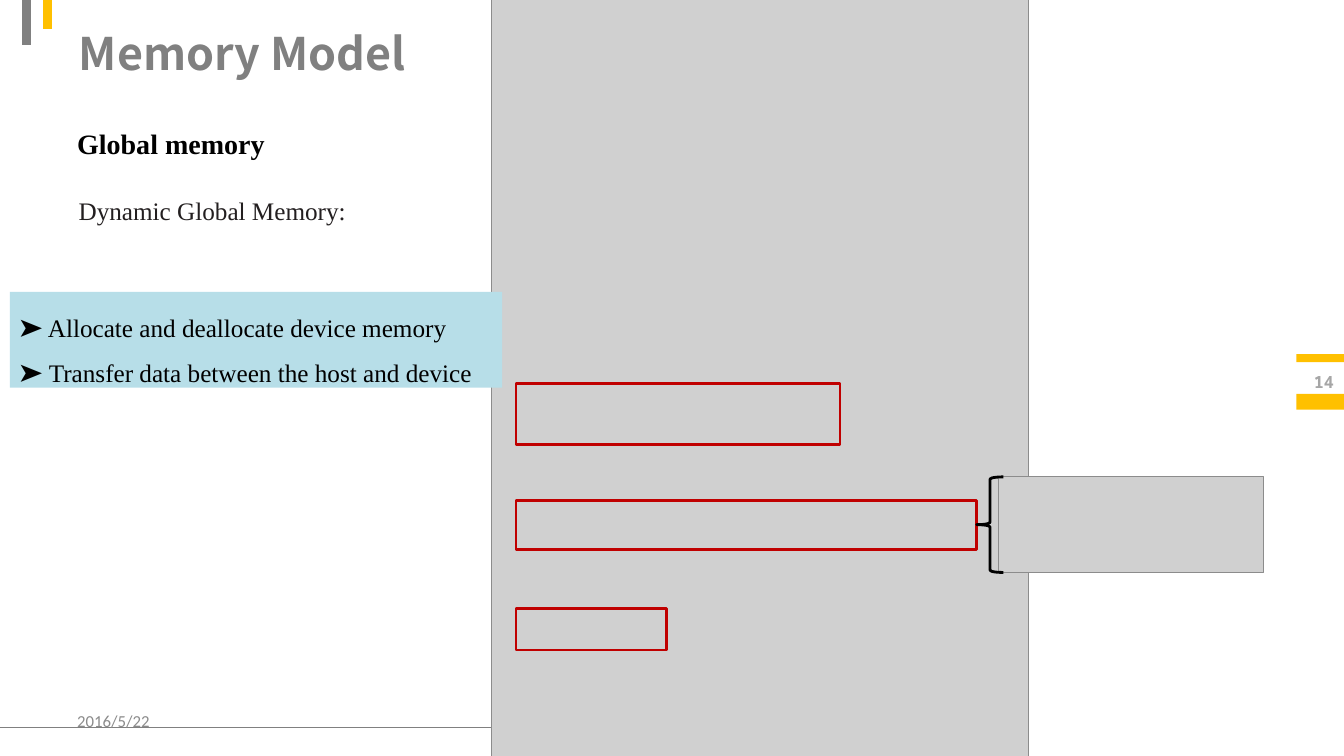
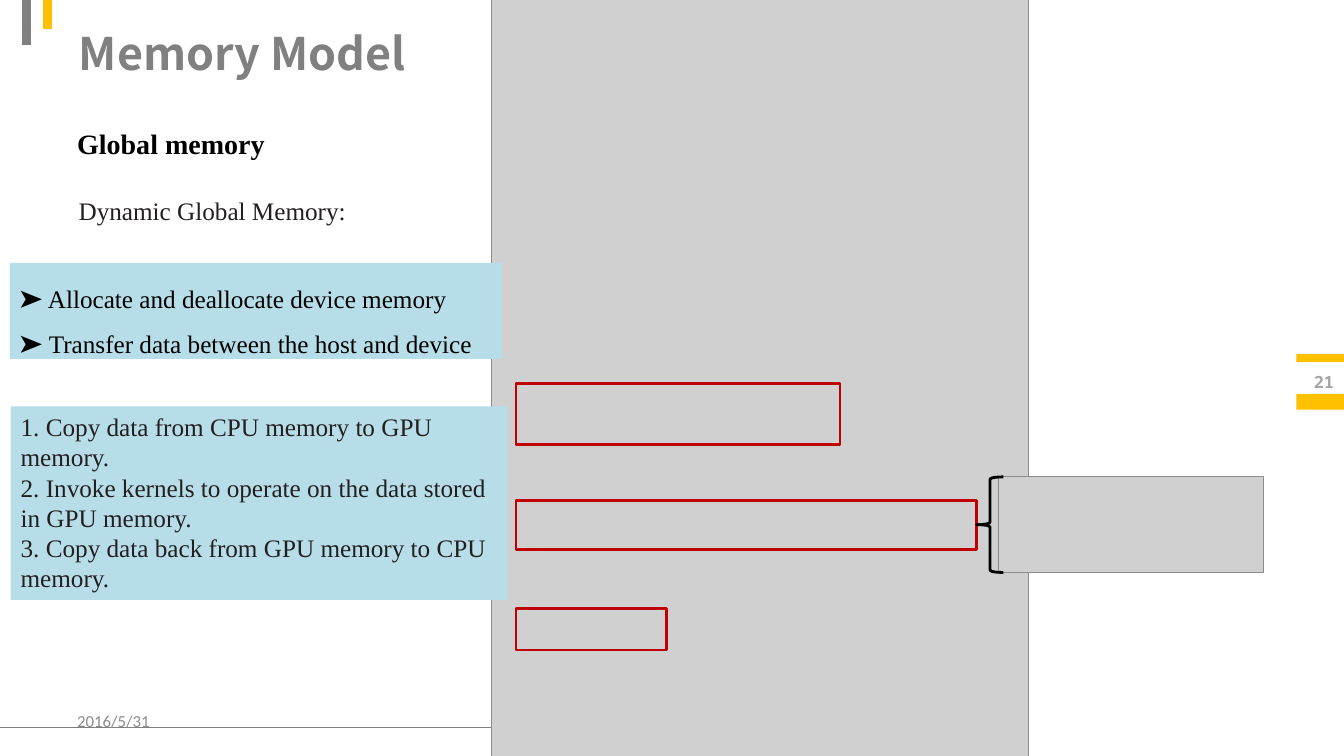
Before and after one commit to LitLeo/slides_of_parallel_computation, a slide deck: slide 21 of CUDA programming.pptx (slide 14 before the commit). Drawn at 1344x756 pixels with LibreOffice and Linux fonts; fonts in the diff are those of the drawing; grey boxes stand for pictures; background and template pictures are left out. Boxes give left, top, right and bottom in pixels: in the first picture for what was removed or moved away, otherwise in the second. Text is boxed around its words. In the diff, an @@ line names an element or a change of style, - is before the commit and + after.

```diff
--- a/CUDA programming.pptx
+++ b/CUDA programming.pptx
@@ rectangle "➤ Allocate and deallocate device ...": place and size @@
-rectangle "➤ Allocate and deallocate device ..." at (10, 291, 502, 387)
+rectangle "➤ Allocate and deallocate device ..." at (10, 263, 502, 359)
@@ page number at (1314, 376, 1334, 388): text changed @@
-14
+21
@@ rectangle added at (11, 406, 508, 600), fill #B7DEE8, 18 pt, text #231F20 @@
+1. Copy data from CPU memory to GPU memory.
+2. Invoke kernels to operate on the data stored in GPU memory.
+3. Copy data back from GPU memory to CPU memory.
@@ text at (77, 715, 149, 728): text changed @@
-2016/5/22
+2016/5/31
```
Also in this commit, not shown: 19 other slides changed, 10 slides added, 1 slide removed.
